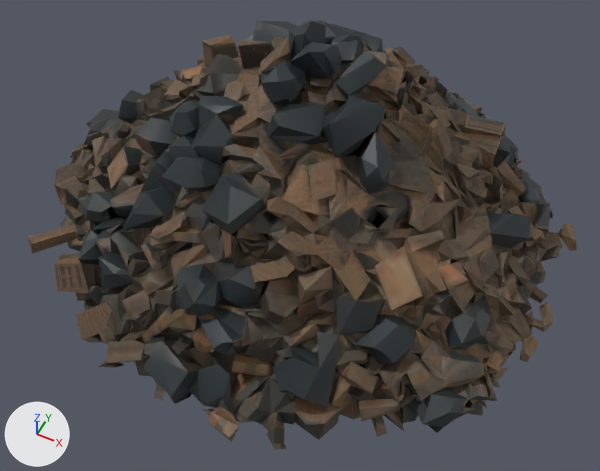
Two versions of the glTF model public/models/catastrophe/giant_trash_mound.glb, one commit apart.
Before and after are seen from a 50 mm camera at (0.915, -1.825, 1.8) aimed at (0.103, -0.201, -0.231). Lighting does not change. The marker at lower left points along +X, +Y and +Z. The first picture is the older version. Vertices at exactly the same position are counted once.

Before the edit, the objects in view are built like this:
```python
me_mesh_0 = bpy.data.meshes.new('Mesh_0')
me_mesh_0.from_pydata(...)  # 4014 vertices, 9316 faces; spans x -1.0..1.0, y -0.98..0.98, z -0.44..0.44
me_mesh_0.materials.append(mat_material_0)
ob_mesh_0 = bpy.data.objects.new('Mesh_0', me_mesh_0)
ob_mesh_0.location = (0.002, 0.036, -0.002)
ob_mesh_0.scale = (0.935, 0.935, 0.935)
```
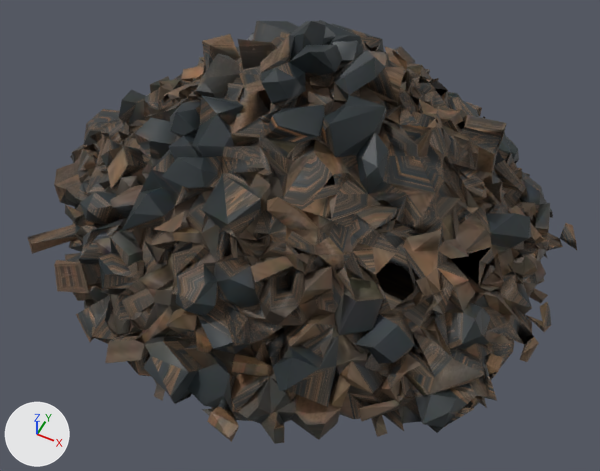
Changed parts and their boxes [x1, y1, x2, y2] in the pictures (600 x 471 px):
'Mesh_0', reshaped, moved: before [27, 20, 577, 450]; after [27, 20, 577, 444]
part 1 of me_mesh_0, cut back: before [28, 24, 577, 450]; after [512, 306, 551, 344]
part 2 of me_mesh_0, surface changed: before [90, 87, 479, 353]; after [90, 87, 553, 360]

Edits to the bpy script that builds the scene:
```text
Change me_mesh_0:
    used by ob_mesh_0; location = (0.002, 0.036, -0.002); scale = (0.935, 0.935, 0.935)
    remove me_mesh_0.from_pydata(...)  # 4014 vertices, 9316 faces; spans x -1.0..1.0, y -0.98..0.98, z -0.44..0.44
    add me_mesh_0.from_pydata(...)  # 2487 vertices, 5742 faces; spans x -1.0..1.0, y -0.98..0.98, z -0.44..0.44
    me_mesh_0 part 1: 1530 vertices removed from x -0.99..1.0, y -0.93..0.98, z -0.44..0.41; 3 vertices added at x 0.94..0.99, y -0.17..0.37, z -0.44..-0.42
    me_mesh_0 part 2: 66 kept faces spanning x -0.94..0.91, y -0.8..0.77, z -0.44..0.3 get new texture (UV) coordinates
Change ob_mesh_0:
    ob_mesh_0.location: (0.002, 0.036, -0.002) -> (0.001, 0.036, -0.002)
```
